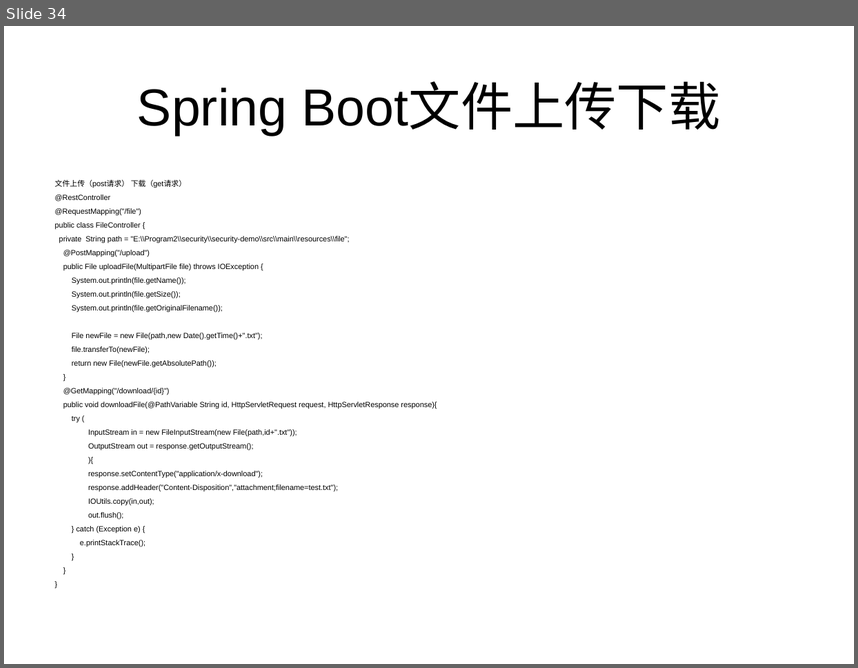
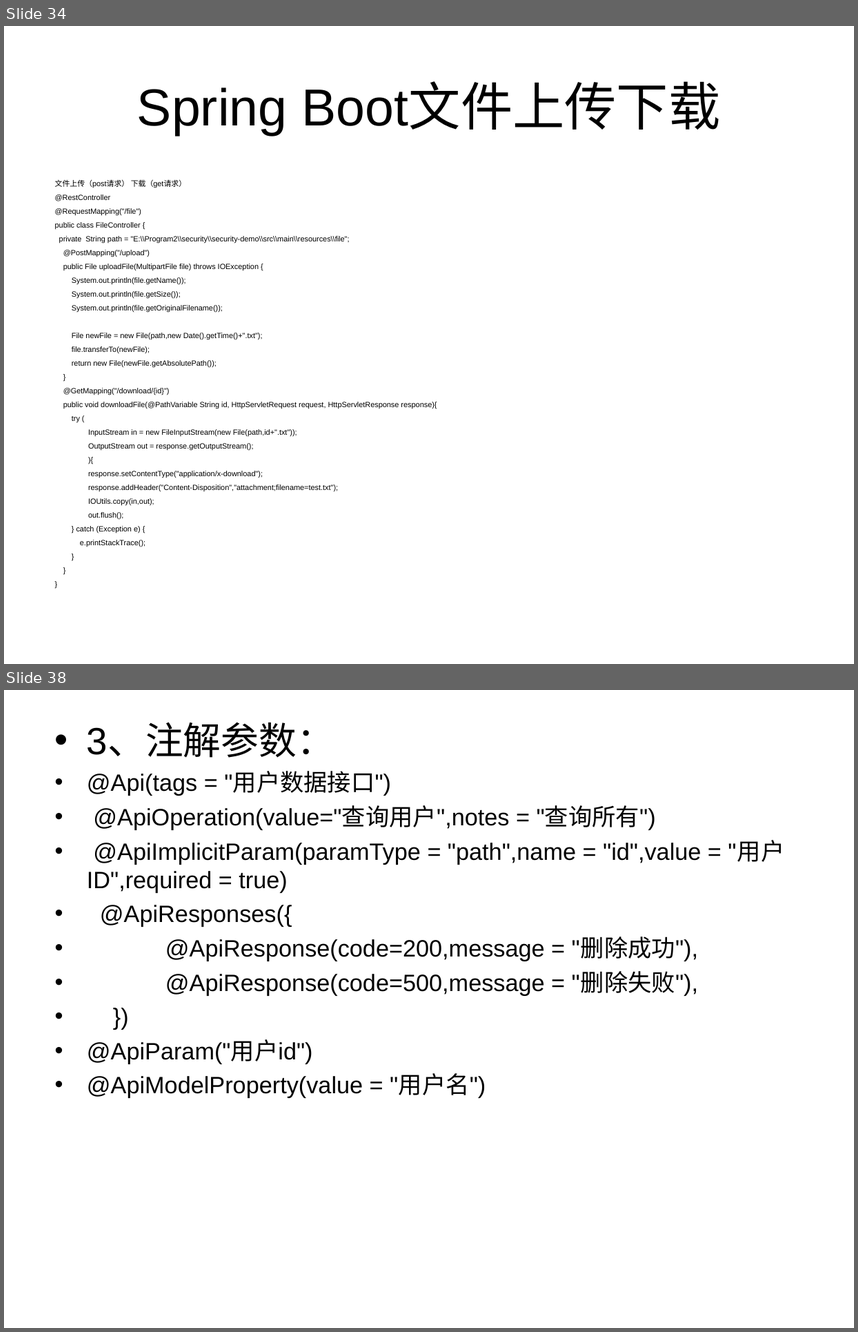
Before and after one commit to HangStarLi/Spring-Security, a slide deck: SpringSecurity.ppt. Shown one above the other, each under a label of ours: slide 34 before the commit, slides 34 and 38 after it; the slides between them are not shown. The pictures are 858x668 and 858x1332 pixels, drawn with LibreOffice and Linux fonts; fonts in the diff are those of the drawing. Boxes give left, top, right and bottom in pixels: in the first picture for what was removed or moved away, otherwise in the second. Text is boxed around its words. In the diff, an @@ line names an element or a change of style, - is before the commit and + after.

```diff
--- a/SpringSecurity.ppt
+++ b/SpringSecurity.ppt
@@ slide 38 added at box(4, 690, 854, 1328), background #FFFFFF @@
@@ text added at box(87, 724, 784, 1098), 20 pt, text #000000 @@
+• 3、注解参数：
+• @Api(tags = "用户数据接口")
+• @ApiOperation(value="查询用户",notes = "查询所有")
+• @ApiImplicitParam(paramType = "path",name = "id",value = "用户ID",required = true)
+• @ApiResponses({
+• @ApiResponse(code=200,message = "删除成功"),
+• @ApiResponse(code=500,message = "删除失败"),
+• })
+• @ApiParam("用户id")
+• @ApiModelProperty(value = "用户名")
```
Also in this commit, not shown: 4 other slides added, 14 other files.
